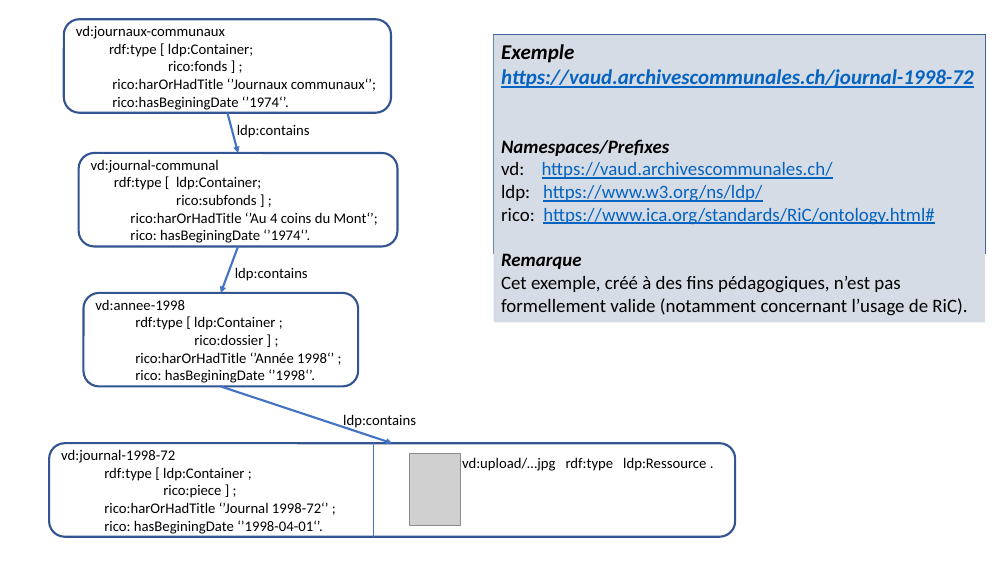
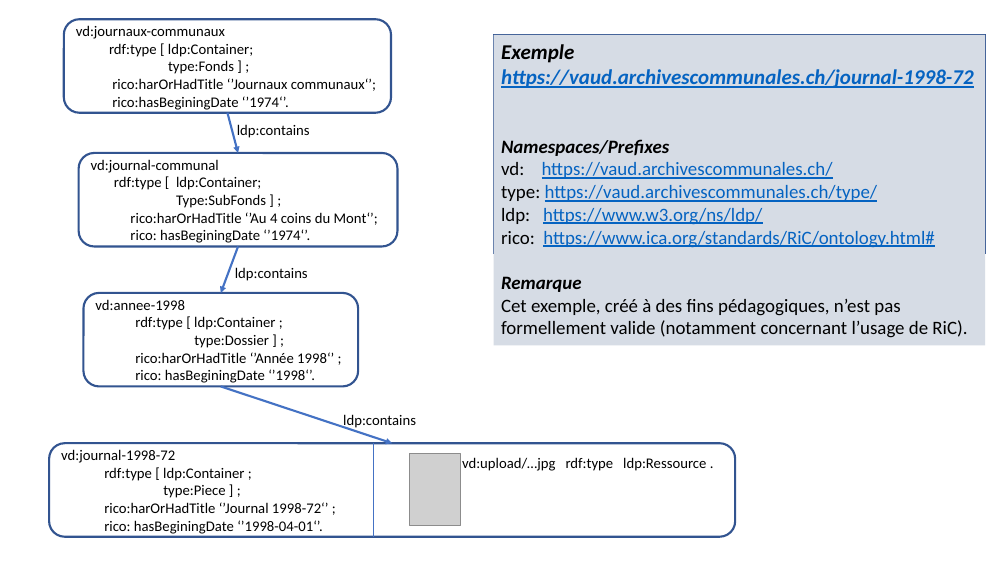
Before and after one commit to jbkrause/semanticpres, a slide deck: slide 1 of media/LDP-archival-fonds/010exemple1.pptx. Drawn at 1008x567 pixels with LibreOffice and Linux fonts; fonts in the diff are those of the drawing; grey boxes stand for pictures. Boxes give left, top, right and bottom in pixels: in the first picture for what was removed or moved away, otherwise in the second. Text is boxed around its words. In the diff, an @@ line names an element or a change of style, - is before the commit and + after.

```diff
--- a/media/LDP-archival-fonds/010exemple1.pptx
+++ b/media/LDP-archival-fonds/010exemple1.pptx
@@ rectangle "Exemple": place and size @@
-rectangle "Exemple" at [494,35,985,322]
+rectangle "Exemple" at [494,35,985,346]
@@ text in rounded rectangle at [168,60,234,74]: text changed @@
-rico:fonds ] ;
+type:Fonds ] ;
@@ text in rounded rectangle at [176,194,266,208]: text changed @@
-rico:subfonds ] ;
+Type:SubFonds ] ;
@@ text in rectangle at [501,185,878,202]: paragraph added @@
+type: https://vaud.archivescommunales.ch/type/
@@ text in rounded rectangle at [194,335,269,348]: text changed @@
-rico:dossier ] ;
+type:Dossier ] ;
@@ text in rounded rectangle at [163,485,225,498]: text changed @@
-rico:piece ] ;
+type:Piece ] ;
```
Also in this commit, not shown: 14 other files.
